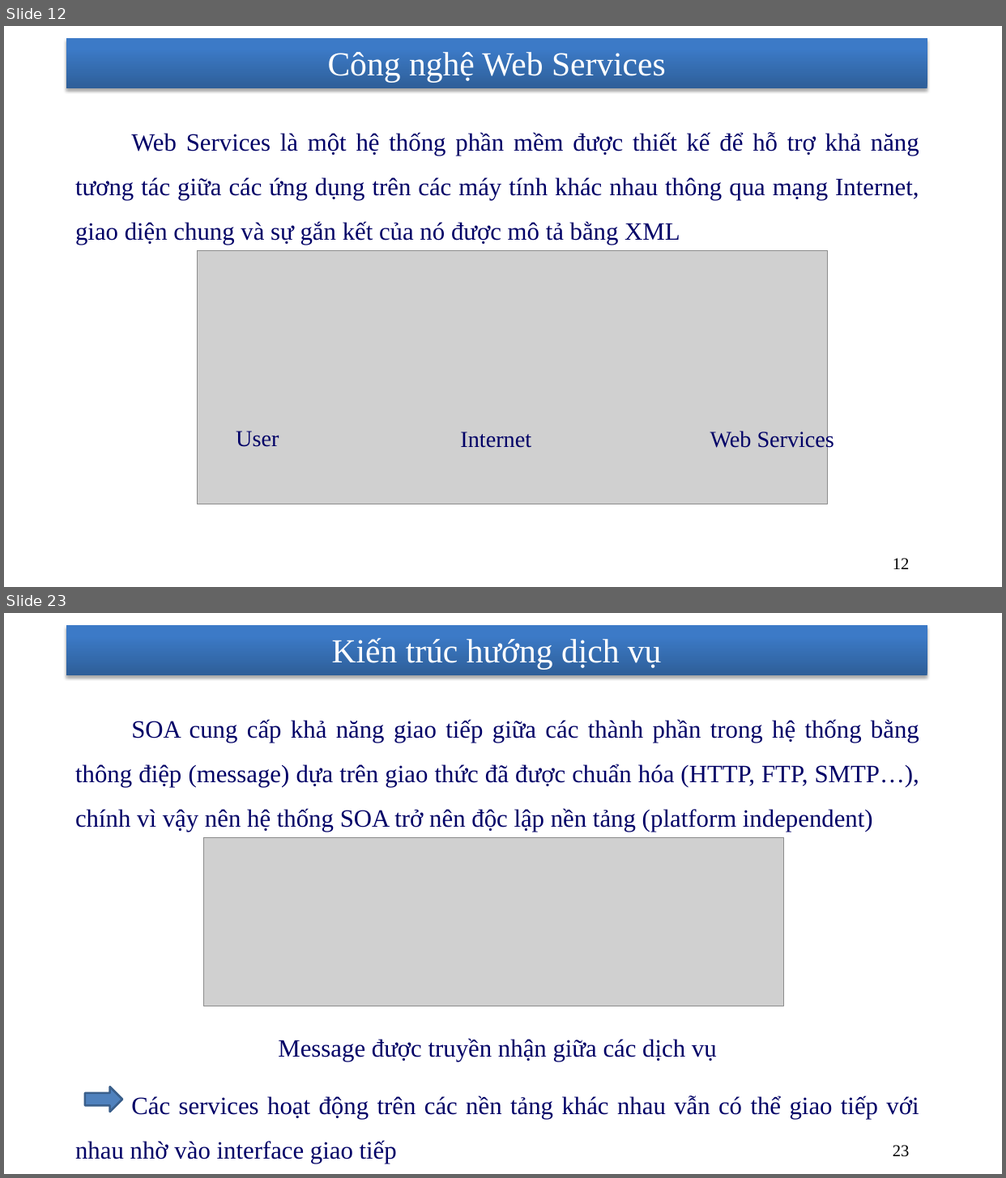
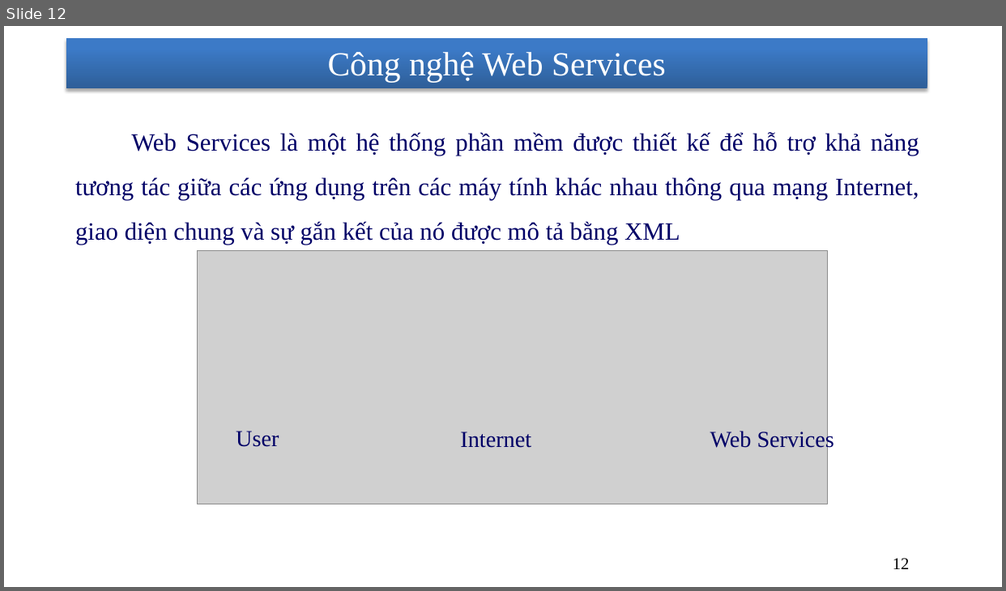
Before and after one commit to nhanhnt/LUANVAN, a slide deck: WORD/luanvan_nhanhnt_ver7.pptx. Shown one above the other, each under a label of ours: slides 12 and 23 before the commit, slide 12 after it; the slides between them are not shown. The pictures are 1006x1178 and 1006x591 pixels, drawn with LibreOffice and Linux fonts; fonts in the diff are those of the drawing; grey boxes stand for pictures; background and template pictures are left out. Boxes give left, top, right and bottom in pixels: in the first picture for what was removed or moved away, otherwise in the second. Text is boxed around its words. In the diff, an @@ line names an element or a change of style, - is before the commit and + after.

```diff
--- a/WORD/luanvan_nhanhnt_ver7.pptx
+++ b/WORD/luanvan_nhanhnt_ver7.pptx
@@ slide 23 removed at [4, 613, 1002, 1174], background picture (left out); not listed: 1 template element that a slide beside it also shows @@
@@ title removed at [332, 638, 662, 670] @@
-Kiến trúc hướng dịch vụ
@@ text removed at [75, 719, 919, 1164] @@
-    SOA cung cấp khả năng giao tiếp giữa các thành phần trong hệ thống bằng thông điệp (message) dựa trên giao thức đã được chuẩn hóa (HTTP, FTP, SMTP…), chính vì vậy nên hệ thống SOA trở nên độc lập nền tảng (platform independent)
-    Message được truyền nhận giữa các dịch vụ
-    Các services hoạt động trên các nền tảng khác nhau vẫn có thể giao tiếp với nhau nhờ vào interface giao tiếp
@@ picture removed at [203, 837, 783, 1006] @@
@@ right arrow removed at [85, 1087, 122, 1112] @@
@@ page number removed at [893, 1145, 909, 1157] @@
-23
```
Also in this commit, not shown: 6 slides changed, 13 other slides removed.
